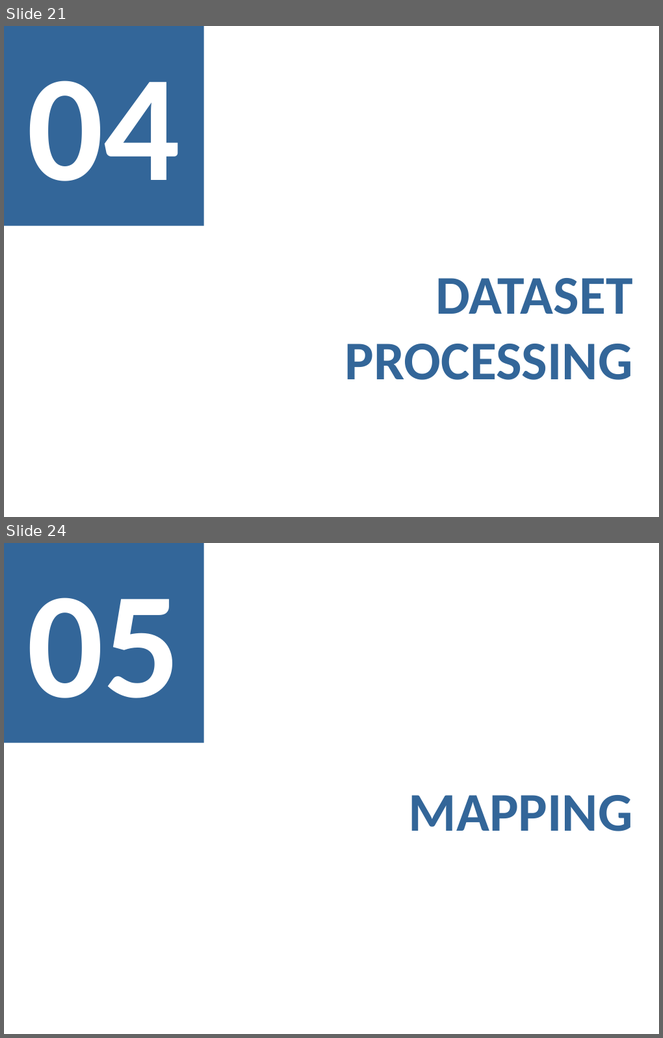
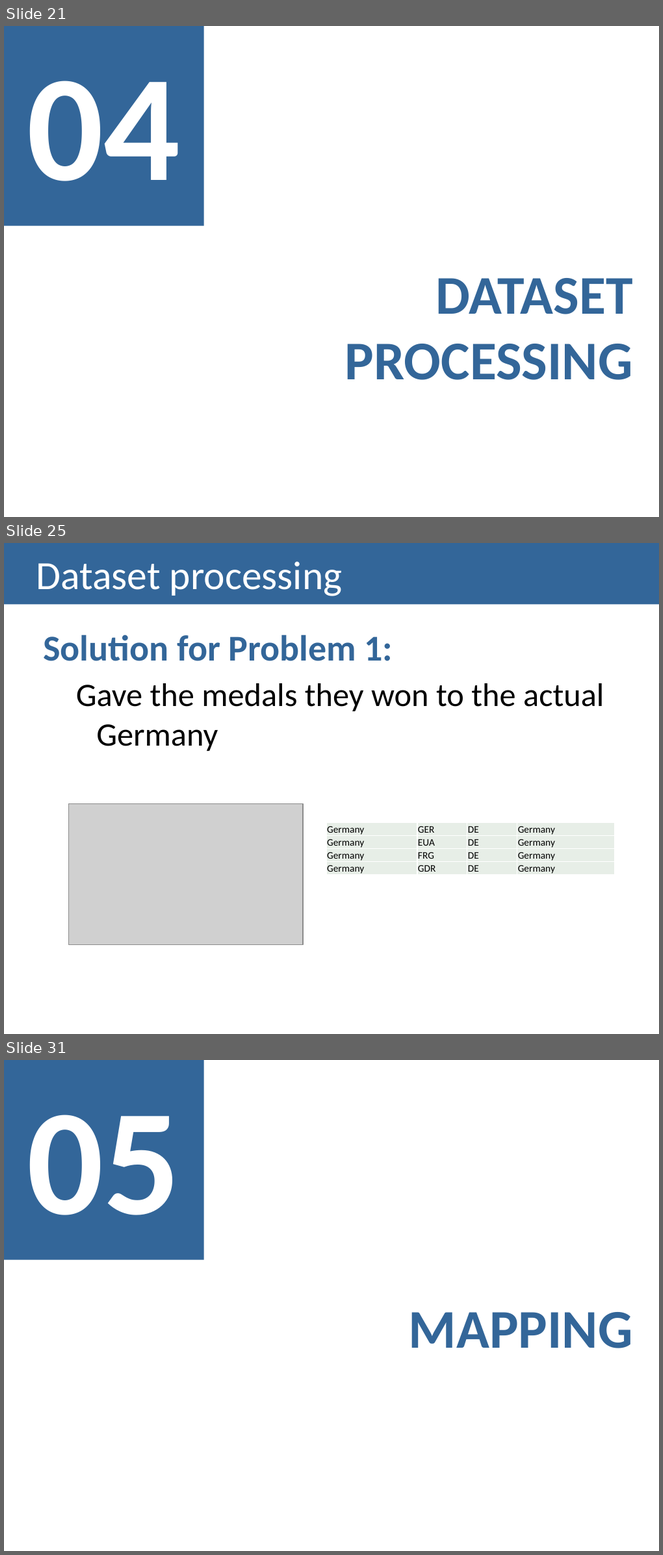
Before and after one commit to carboned4/V_I_2015_1, a slide deck: checkpoint2/G01A - Checkpoint2 Presentation.pptx. Shown one above the other, each under a label of ours: slides 21 and 24 before the commit, slides 21, 25 and 31 after it; the slides between them are not shown. The pictures are 663x1038 and 663x1555 pixels, drawn with LibreOffice and Linux fonts; fonts in the diff are those of the drawing; grey boxes stand for pictures. Boxes give left, top, right and bottom in pixels: in the first picture for what was removed or moved away, otherwise in the second. Text is boxed around its words. In the diff, an @@ line names an element or a change of style, - is before the commit and + after.

```diff
--- a/checkpoint2/G01A - Checkpoint2 Presentation.pptx
+++ b/checkpoint2/G01A - Checkpoint2 Presentation.pptx
@@ slide 25 added at (4,543,659,1034), background #FFFFFF @@
@@ title added at (4,543,659,605), fill #336699, 44 pt, text #FFFFFF @@
+Dataset processing
@@ text added at (43,635,604,751), 36 pt, text #000000 @@
+Solution for Problem 1:
+  Gave the medals they won to the actual Germany
@@ picture added at (68,804,303,945) @@
@@ table added at (326,823,614,876), 4 rows, 4 columns @@
+Germany | GER | DE | Germany
+Germany | EUA | DE | Germany
+Germany | FRG | DE | Germany
+Germany | GDR | DE | Germany
@@ what was slide 24 is now slide 31 @@
```
Also in this commit, not shown: 2 slides changed, 8 other slides added, 1 slide removed.
